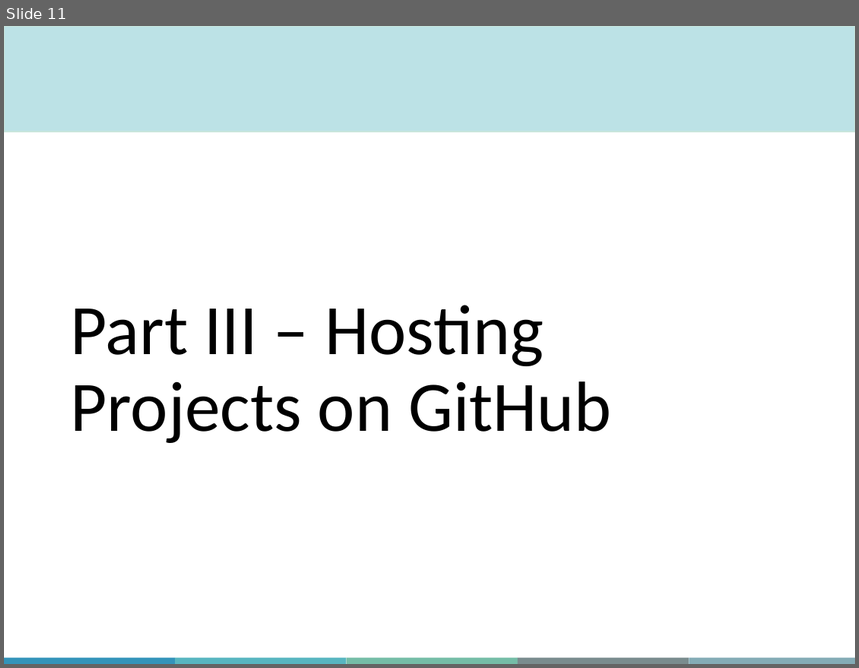
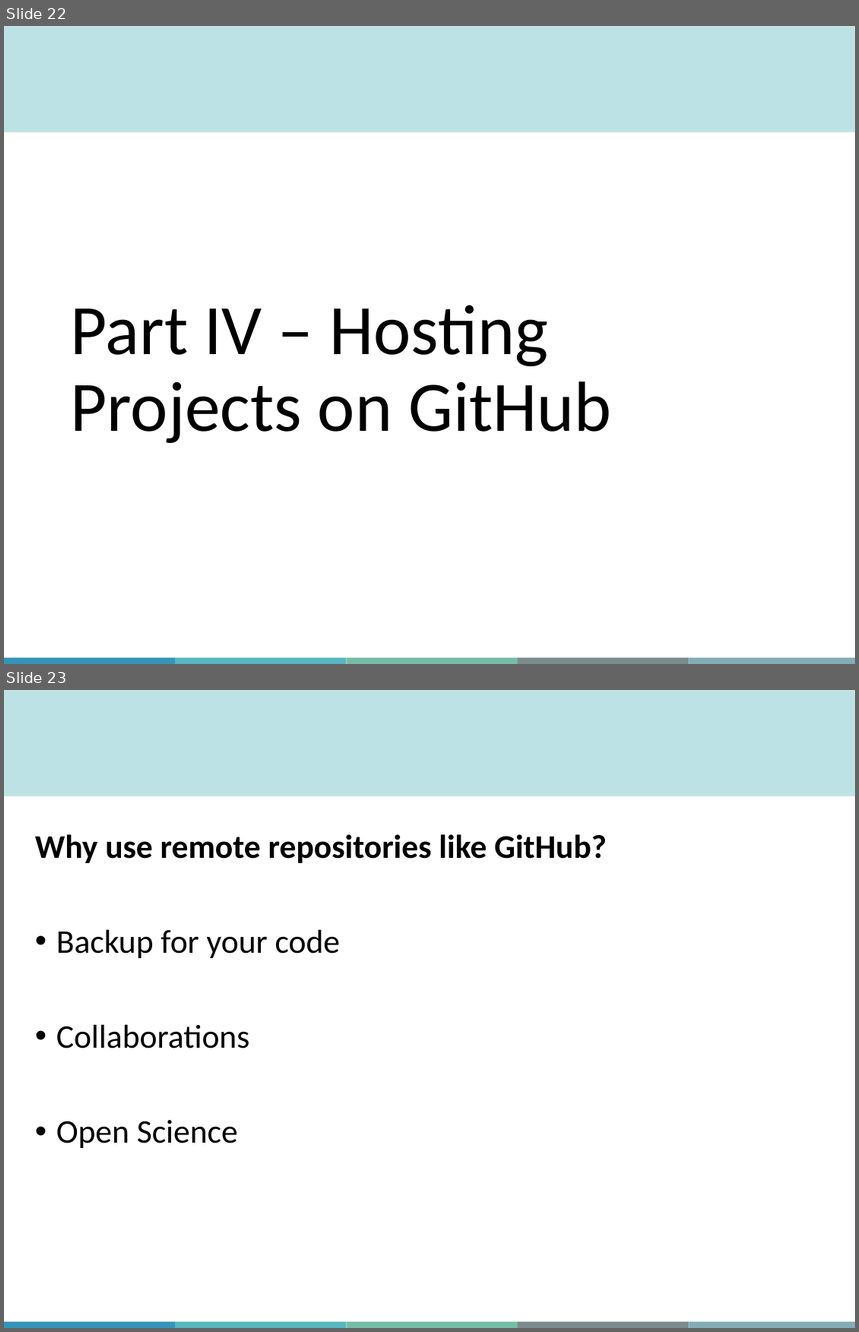
Before and after one commit to aosakwe/MiCM_IntroToGitHub, a slide deck: Slides/MiCM_GitHub_Workshop.pptx. Shown one above the other, each under a label of ours: slide 11 before the commit, slides 22 and 23 after it. The pictures are 859x668 and 859x1332 pixels, drawn with LibreOffice and Linux fonts; fonts in the diff are those of the drawing; background and template pictures are left out. Boxes give left, top, right and bottom in pixels: in the first picture for what was removed or moved away, otherwise in the second. Text is boxed around its words. In the diff, an @@ line names an element or a change of style, - is before the commit and + after.

```diff
--- a/Slides/MiCM_GitHub_Workshop.pptx
+++ b/Slides/MiCM_GitHub_Workshop.pptx
@@ slide 23 added at <box>4,690,855,1328</box>, background #FFFFFF; not listed: 6 template elements that a slide beside it also shows @@
@@ text added at <box>35,834,607,1148</box>, 28 pt, text #000000 @@
+Why use remote repositories like GitHub?
+• Backup for your code
+• Collaborations
+• Open Science
@@ what was slide 11 is now slide 22 @@
@@ slide 22 changed as well @@
@@ title at <box>71,305,612,443</box>: text changed @@
-Part III – Hosting Projects on GitHub
+Part IV – Hosting Projects on GitHub
```
Also in this commit, not shown: 6 other slides changed, 16 other slides added, 3 other files.
